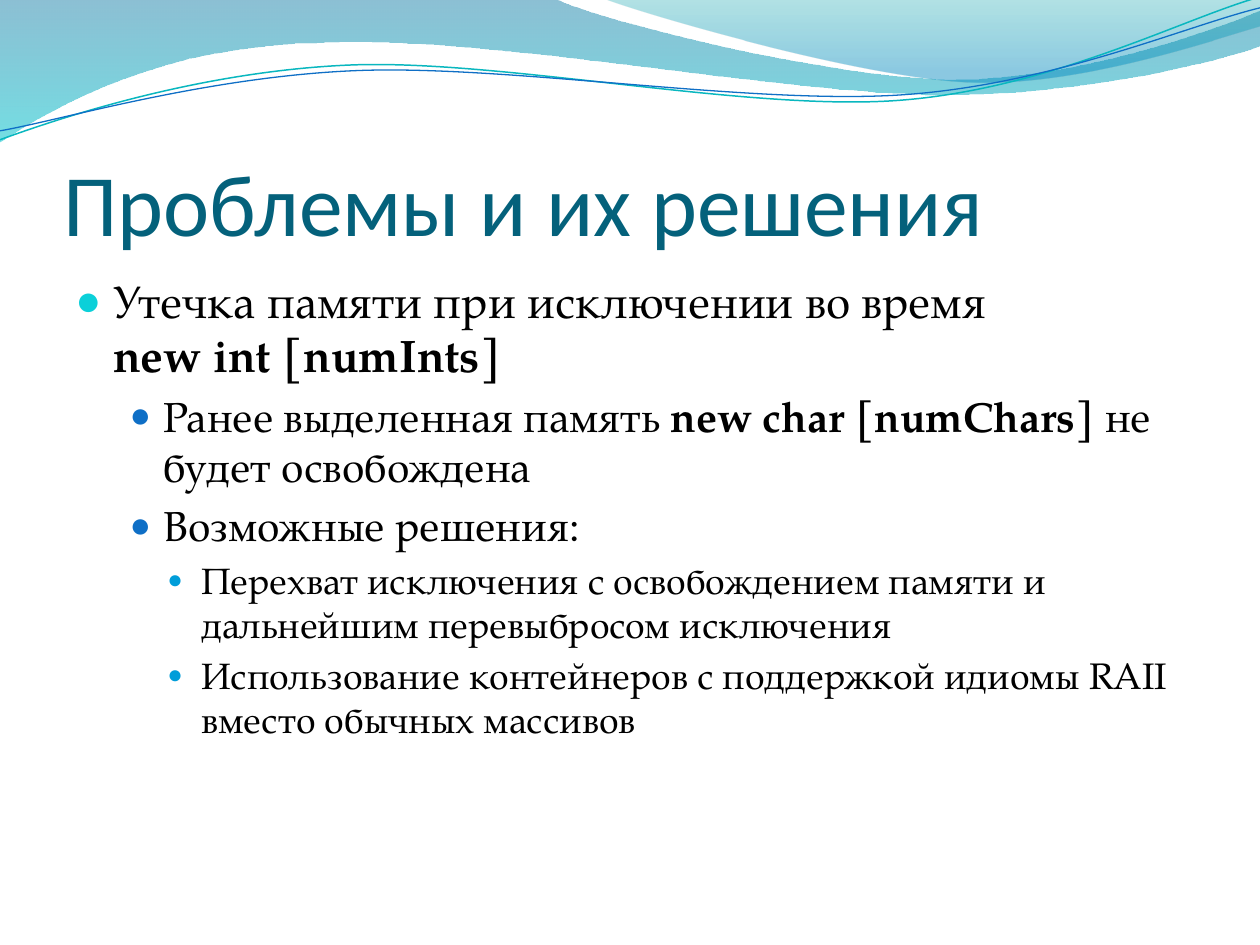
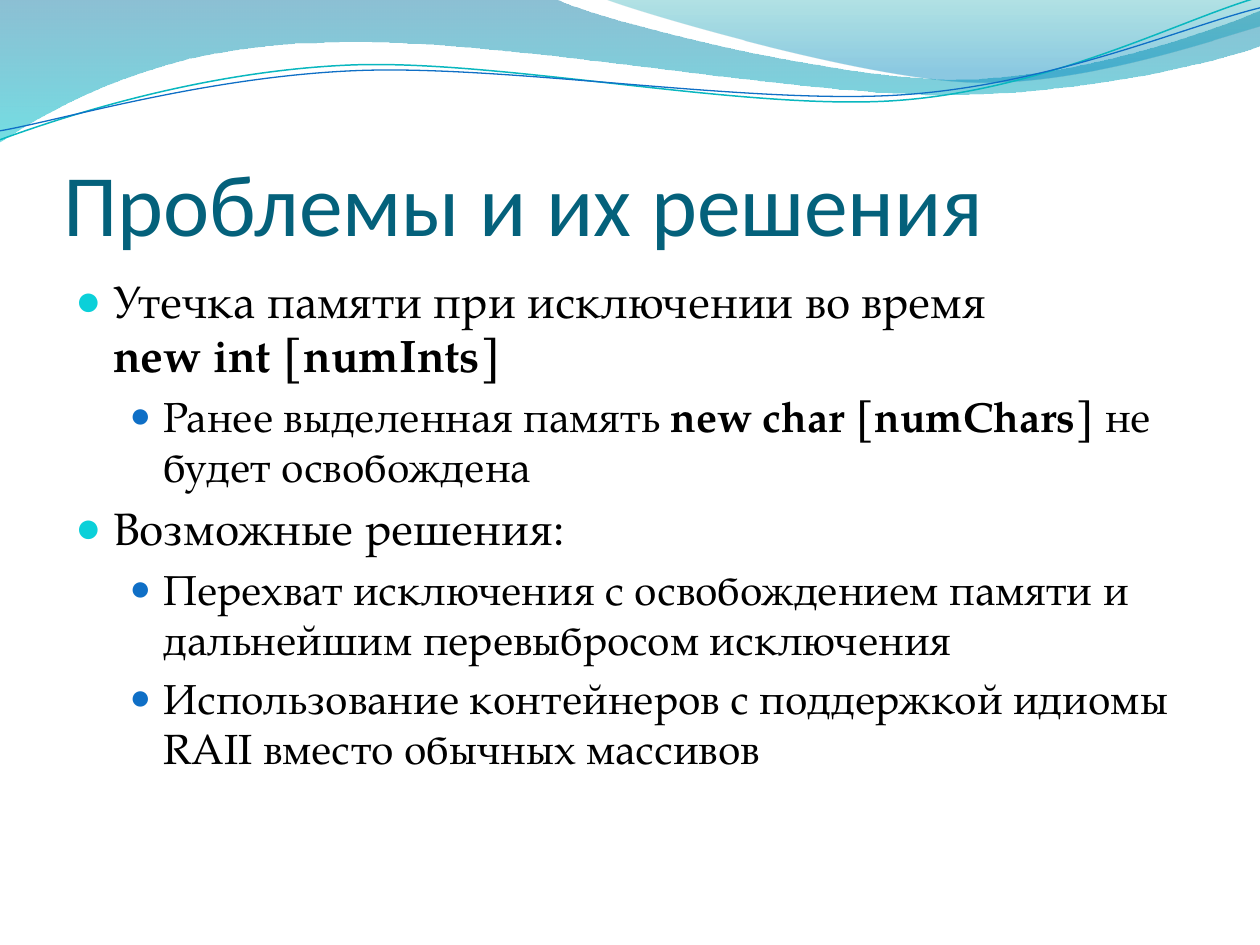
Before and after one commit to alexey-malov/oop, a slide deck: slide 44 of lectures/05/Обработка ошибок и исключительных ситуаций.pptx. Drawn at 1260x945 pixels with LibreOffice and Linux fonts; fonts in the diff are those of the drawing; background and template pictures are left out. Boxes give left, top, right and bottom in pixels: in the first picture for what was removed or moved away, otherwise in the second. Text is boxed around its words. In the diff, an @@ line names an element or a change of style, - is before the commit and + after.

```diff
--- a/lectures/05/Обработка ошибок и исключительных ситуаций.pptx
+++ b/lectures/05/Обработка ошибок и исключительных ситуаций.pptx
@@ text at bbox=[113, 513, 1168, 765]: size 24 to 26 pt in "Возможные решения:"; size 21 to 24 pt in "Перехват исключения c освобождением памяти и дальнейшим ...", "Использование контейнеров с поддержкой идиомы RAII вместо ..."; list level 2 to 1 in "Возможные решения:"; bullet colour #0F6FC6 to #0BD0D9; list level 3 to 2 in "Перехват исключения c освобождением памяти ..."; bullet colour #009DD9 to #0F6FC6; list level 3 to 2 in "Использование контейнеров с поддержкой идиомы ..." @@
```
Also in this commit, not shown: 5 other slides changed, 1 other file.
